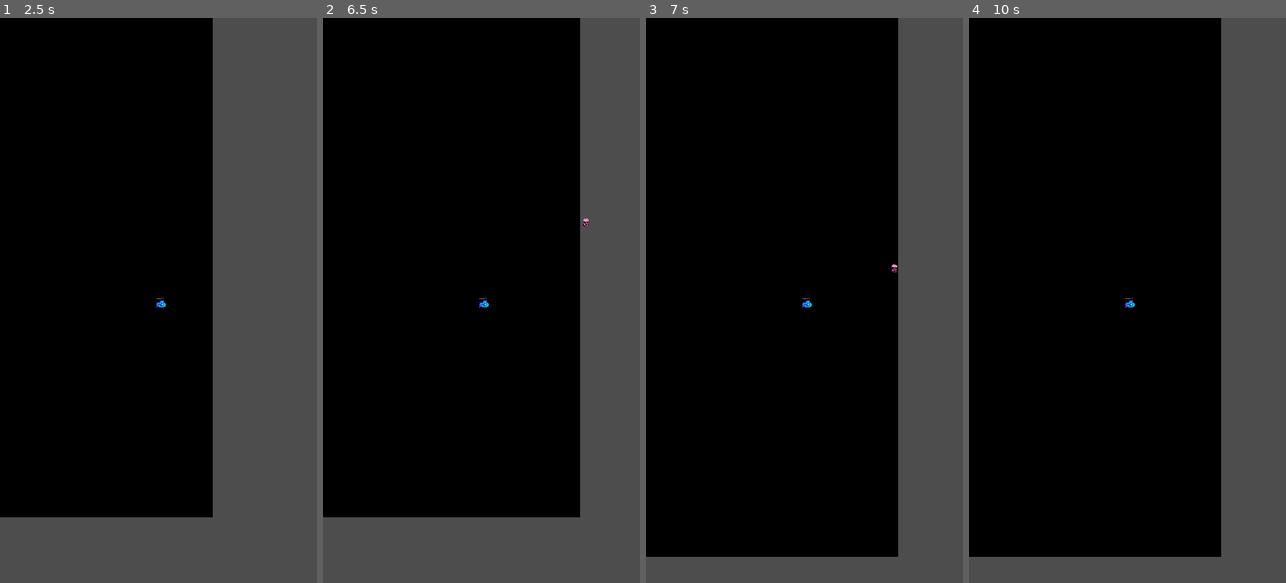
Above: before the commit, frames 1-4 (left to right).
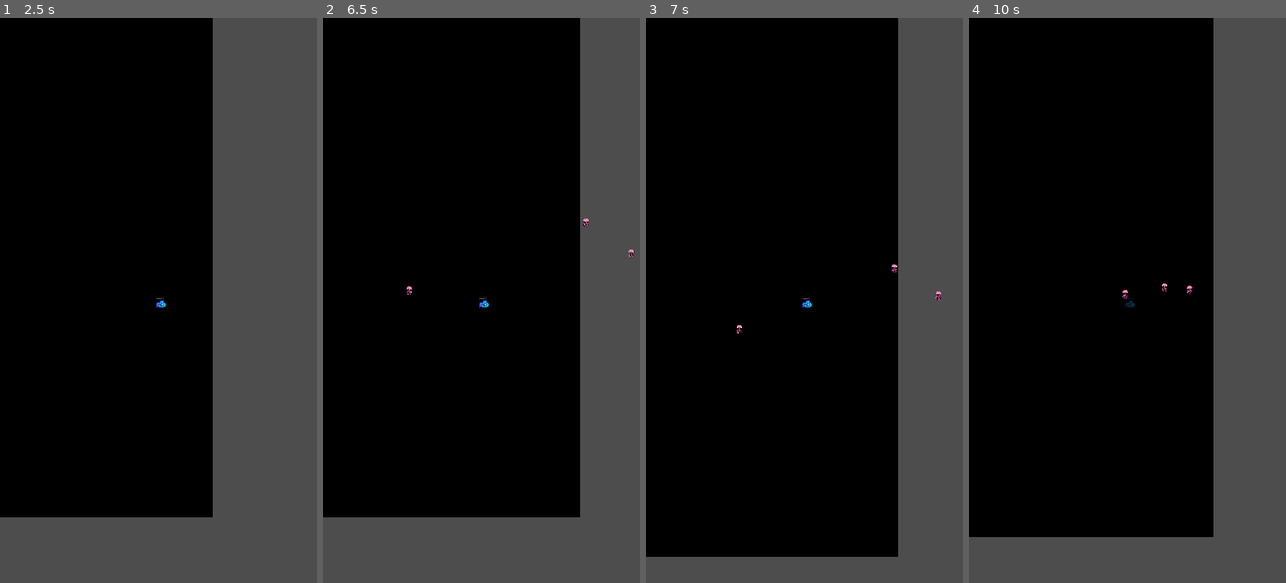
Above: after the commit, the same moments.

Repository: cotter117/hadal_zone
Game: Godot game, scene res://scenes/Main.tscn
The game is run twice, just before and just after one commit, with the same random seed, the same clock (stepped at 60 frames per second) and the same inputs.
Inputs:
- Up to frame 1 (2.5 s): tap Enter at 0.5 s; hold Right (move_right) 0.53-1.28 s; hold Down (move_down) 1.28-2.03 s; hold Right (move_right) from 2.03 s (still down)
- Up to frame 2 (6.5 s): release Right (move_right) at 2.78 s; hold Up (move_up) 2.78-3.53 s; hold Left (move_left) 3.53-5.03 s; hold Down (move_down) 5.03-5.78 s; hold Right (move_right) from 5.78 s (still down)
- Up to frame 3 (7 s): release Right (move_right) at 6.53 s; hold Up (move_up) from 6.53 s (still down)
- Up to frame 4 (10 s): release Up (move_up) at 7.28 s; hold Right (move_right) 7.28-8.03 s; hold Down (move_down) 8.03-8.78 s; hold Left (move_left) 8.78-9.53 s; hold Up (move_up) from 9.53 s (still down)

Frame 1 is identical in both runs. In frame 2, less than 0.1% of the frame differs, in the area x 26-99%, y 41-49%; in frame 3, less than 0.1%; in frame 4, 5.1%, in the area x 0-80%, y 0-96%.

Commit message:
Added player health system and basic game over process

Diff:
--- a/scenes/Player.tscn
+++ b/scenes/Player.tscn
@@ -1,7 +1,8 @@
-[gd_scene load_steps=5 format=3 uid="uid://cd4lp2mp6daaj"]
+[gd_scene load_steps=7 format=3 uid="uid://cd4lp2mp6daaj"]
 
 [ext_resource type="Script" path="res://scenes/player.gd" id="1_my6jy"]
 [ext_resource type="Texture2D" uid="uid://bajp71lnftr38" path="res://assets/sprites/sub_sprite_testing.png" id="1_rj3j6"]
+[ext_resource type="Script" path="res://scenes/hitbox.gd" id="3_7dhvx"]
 
 [sub_resource type="SpriteFrames" id="SpriteFrames_ccai7"]
 animations = [{
@@ -15,8 +16,12 @@
 }]
 
 [sub_resource type="CapsuleShape2D" id="CapsuleShape2D_qu5us"]
-radius = 13.0
-height = 26.0
+radius = 18.0
+height = 40.0
+
+[sub_resource type="CapsuleShape2D" id="CapsuleShape2D_x60bj"]
+radius = 19.0
+height = 40.0
 
 [node name="CharacterBody2D" type="CharacterBody2D" groups=["player"]]
 position = Vector2(8, 7)
@@ -30,8 +35,16 @@
 flip_h = true
 
 [node name="CollisionShape2D" type="CollisionShape2D" parent="."]
-position = Vector2(2, 0)
+position = Vector2(1, 1)
 rotation = 1.5708
 shape = SubResource("CapsuleShape2D_qu5us")
 debug_color = Color(0.893209, 0.249089, 0.520831, 0.42)
 metadata/_edit_group_ = true
+
+[node name="Hitbox" type="Area2D" parent="."]
+script = ExtResource("3_7dhvx")
+
+[node name="CollisionShape2D" type="CollisionShape2D" parent="Hitbox"]
+position = Vector2(1, 1)
+rotation = 1.5708
+shape = SubResource("CapsuleShape2D_x60bj")
--- /dev/null
+++ b/scenes/hitbox.gd
@@ -0,0 +1,10 @@
+extends Area2D
+
+func _ready():
+	body_entered.connect(_on_body_entered)
+
+func _on_body_entered(body):
+	if body.is_in_group("enemies"):
+		var player = get_parent()
+		if player.has_method("take_damage"):
+			player.take_damage(1)
--- a/scenes/main.gd
+++ b/scenes/main.gd
@@ -7,6 +7,7 @@
 var player: Node2D
 var spawn_timer: Timer
 var game_timer: float = 0.0
+var game_over: bool = false
 
 func _ready():
 	# Load enemy scenes
@@ -15,6 +16,8 @@
 	enemy_scenes.append(preload("res://scenes/Shark.tscn"))      # Hard enemy
 
 	player = get_tree().get_first_node_in_group("player")
+	if player:
+		player.player_died.connect(_on_player_died)
 
 	# Setup timer
 	spawn_timer = Timer.new()
@@ -24,7 +27,15 @@
 	spawn_timer.start()
 
 func _process(delta):
-	game_timer += delta
+	if not game_over:
+		game_timer += delta
+
+func _on_player_died():
+	game_over = true
+	print("GAME OVER")
+	# Stop enemy spawning
+	spawn_timer.stop()
+	# TODO show game over screen
 
 func _spawn_enemy():
 	if not player:
--- a/scenes/player.gd
+++ b/scenes/player.gd
@@ -1,14 +1,24 @@
 extends CharacterBody2D
 
 @export var speed: float = 300.0
-@export var fire_rate: float = 0.5
+@export var fire_rate: float = 10
 @export var bullet_speed: float = 500.0
+@export var max_health: int = 3
+@export var invincibility_time: float = 1.0
 
 var bullet_scene = preload("res://scenes/Bullet.tscn")
 var fire_timer: Timer
+var current_health: int
+var is_invincible: bool = false
+var invincibility_timer: Timer
+var flash_timer: float = 0.0
+
+signal player_died
+signal health_changed(new_health)
 
 func _ready():
 	print("Player submarine initialized")
+	current_health = max_health
 
 	# Setup auto-fire timer
 	fire_timer = Timer.new()
@@ -17,9 +27,22 @@
 	add_child(fire_timer)
 	fire_timer.start()
 
+	# Setup invincibility timer
+	invincibility_timer = Timer.new()
+	invincibility_timer.wait_time = invincibility_time
+	invincibility_timer.timeout.connect(_end_invincibility)
+	add_child(invincibility_timer)
+
 func _physics_process(delta):
 	handle_input()
 	move_and_slide()
+
+	# Visual feedback when invincible
+	if is_invincible:
+		flash_timer += delta
+		modulate.a = 0.5 + 0.5 * sin(flash_timer * 10)
+	else:
+		modulate.a = 1.0
 
 func handle_input():
 	var input_vector = Vector2.ZERO
@@ -59,3 +82,31 @@
 		bullet.velocity = direction * bullet_speed
 
 		get_parent().add_child(bullet)
+
+func take_damage(amount: int):
+	if is_invincible:
+		return
+
+	current_health -= amount
+	health_changed.emit(current_health)
+	print("Player health: ", current_health)
+
+	if current_health <= 0:
+		die()
+	else:
+		# Start invincibility period
+		is_invincible = true
+		flash_timer = 0.0
+		invincibility_timer.start()
+
+func _end_invincibility():
+	is_invincible = false
+
+func die():
+	print("Player died!")
+	player_died.emit()
+	# Stop all timers
+	fire_timer.stop()
+	invincibility_timer.stop()
+	# Disable movement
+	set_physics_process(false)
